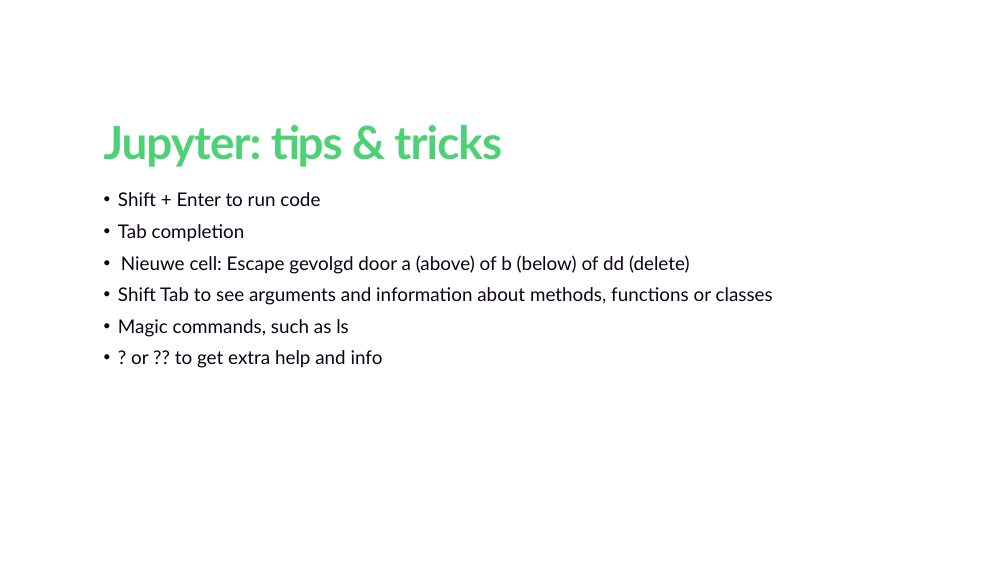
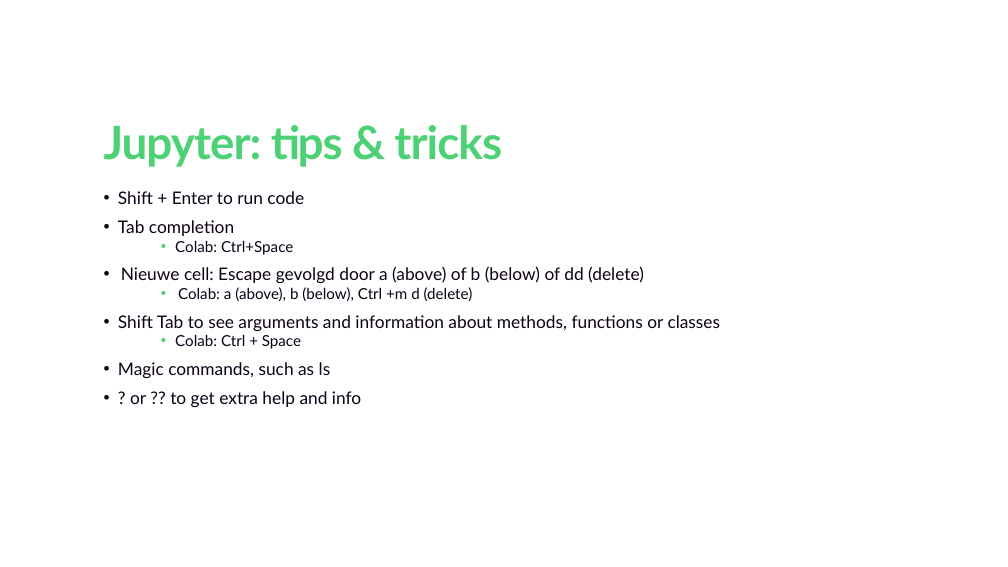
Before and after one commit to wortell-smart-learning/python-data-fundamentals, a slide deck: slide 11 of Python Fundamentals for Data Engineers and Data Scientists.pptx. Drawn at 1008x567 pixels with LibreOffice and Linux fonts; fonts in the diff are those of the drawing; background and template pictures are left out. Boxes give left, top, right and bottom in pixels: in the first picture for what was removed or moved away, otherwise in the second. Text is boxed around its words. In the diff, an @@ line names an element or a change of style, - is before the commit and + after.

Commit message:
Verwijzing gecorrigeerd

```diff
--- a/Python Fundamentals for Data Engineers and Data Scientists.pptx
+++ b/Python Fundamentals for Data Engineers and Data Scientists.pptx
@@ text at (118,191,721,407): size 29.6 to 27.2 pt in "Shift + Enter to run code", "Tab completion", "Nieuwe cell: Escape gevolgd door a (above) ...", "Shift Tab to see arguments and information ..." and 2 more places @@
@@ text at (175,240,293,255): paragraph added @@
+  • Colab: Ctrl+Space
@@ text at (178,287,473,301): paragraph added @@
+  • Colab: a (above), b (below), Ctrl +m d (delete)
@@ text at (175,334,301,349): paragraph added @@
+  • Colab: Ctrl + Space
```
